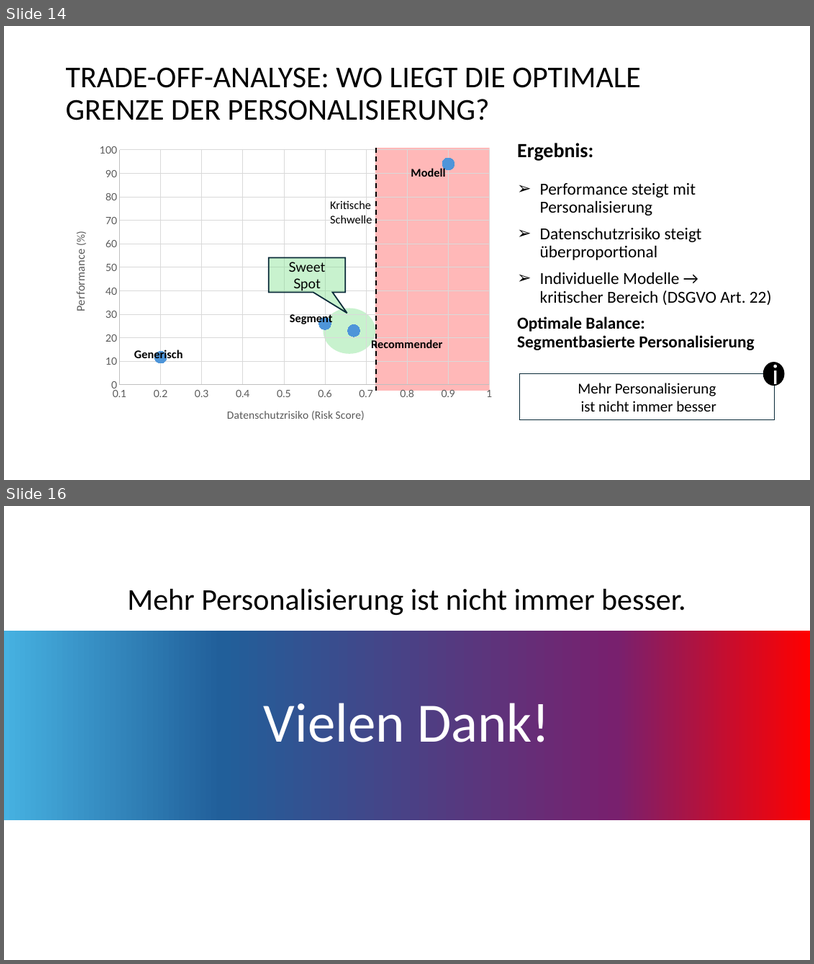
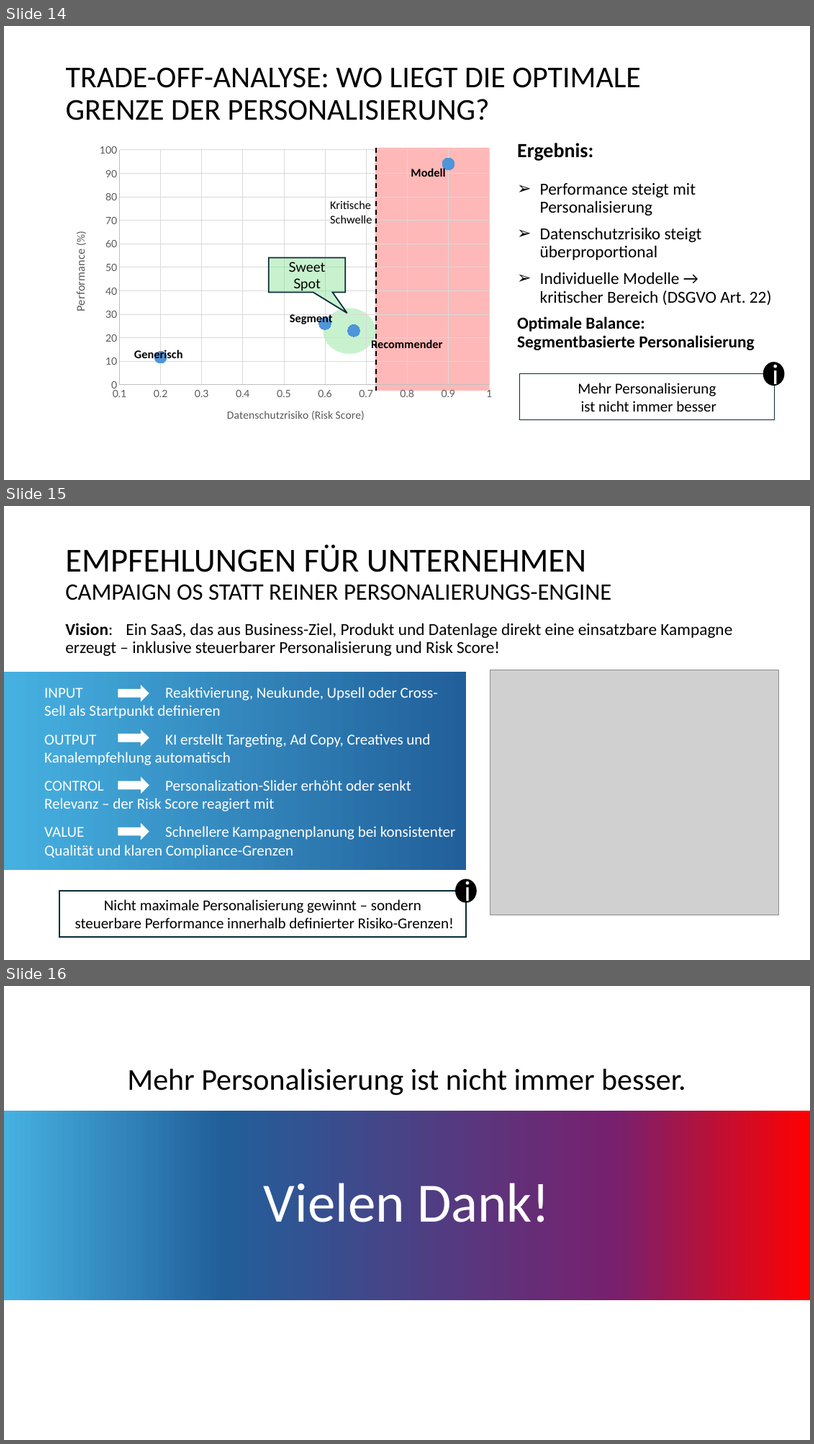
Before and after one commit to minimalmerlin/ki-marketing-personalisierung, a slide deck: outputs/Abschlussprojekt_KI-gestützte Personalisierung im Marketing.pptx. Shown one above the other, each under a label of ours: slides 14 and 16 before the commit, slides 14, 15 and 16 after it; the slides between them are not shown. The pictures are 814x964 and 814x1444 pixels, drawn with LibreOffice and Linux fonts; fonts in the diff are those of the drawing; grey boxes stand for pictures. Boxes give left, top, right and bottom in pixels: in the first picture for what was removed or moved away, otherwise in the second. Text is boxed around its words. In the diff, an @@ line names an element or a change of style, - is before the commit and + after.

```diff
--- a/outputs/Abschlussprojekt_KI-gestützte Personalisierung im Marketing.pptx
+++ b/outputs/Abschlussprojekt_KI-gestützte Personalisierung im Marketing.pptx
@@ slide 15 added at bbox=[4, 506, 810, 960], background #FFFFFF @@
@@ title added at bbox=[65, 544, 612, 600], 28 pt, text #000000 @@
+EMPFEHLUNGEN FÜR UNTERNEHMEN
+CAMPAIGN OS STATT REINER PERSONALIERUNGS-ENGINE
@@ text added at bbox=[65, 623, 733, 656], 20 pt, text #000000 @@
+Vision: Ein SaaS, das aus Business-Ziel, Produkt und Datenlage direkt eine einsatzbare Kampagne erzeugt – inklusive steuerbarer Personalisierung und Risk Score!
@@ rectangle added at bbox=[4, 672, 467, 870], fill gradient #46B1E1 to #215F9A, 18 pt, text #FFFFFF @@
+INPUT Reaktivierung, Neukunde, Upsell oder Cross- Sell als Startpunkt definieren
+OUTPUT KI erstellt Targeting, Ad Copy, Creatives und Kanalempfehlung automatisch
+CONTROL Personalization-Slider erhöht oder senkt Relevanz – der Risk Score reagiert mit
+VALUE Schnellere Kampagnenplanung bei konsistenter Qualität und klaren Compliance-Grenzen
@@ picture added at bbox=[491, 669, 779, 914] @@
@@ right arrow added at bbox=[118, 685, 149, 701], fill #FFFFFF @@
@@ right arrow added at bbox=[118, 729, 149, 746], fill #FFFFFF @@
@@ right arrow added at bbox=[118, 777, 149, 793], fill #FFFFFF @@
@@ right arrow added at bbox=[118, 823, 149, 840], fill #FFFFFF @@
@@ rectangle added at bbox=[59, 890, 467, 937], fill #FFFFFF, outline #092A39 1.5 pt, 18 pt, text #000000 @@
+Nicht maximale Personalisierung gewinnt – sondern
+steuerbare Performance innerhalb definierter Risiko-Grenzen!
@@ ellipse added at bbox=[456, 879, 477, 902], fill #000000, 32 pt, text #FFFFFF @@
+i
```
Also in this commit, not shown: 3 slides changed, 1 slide removed.
